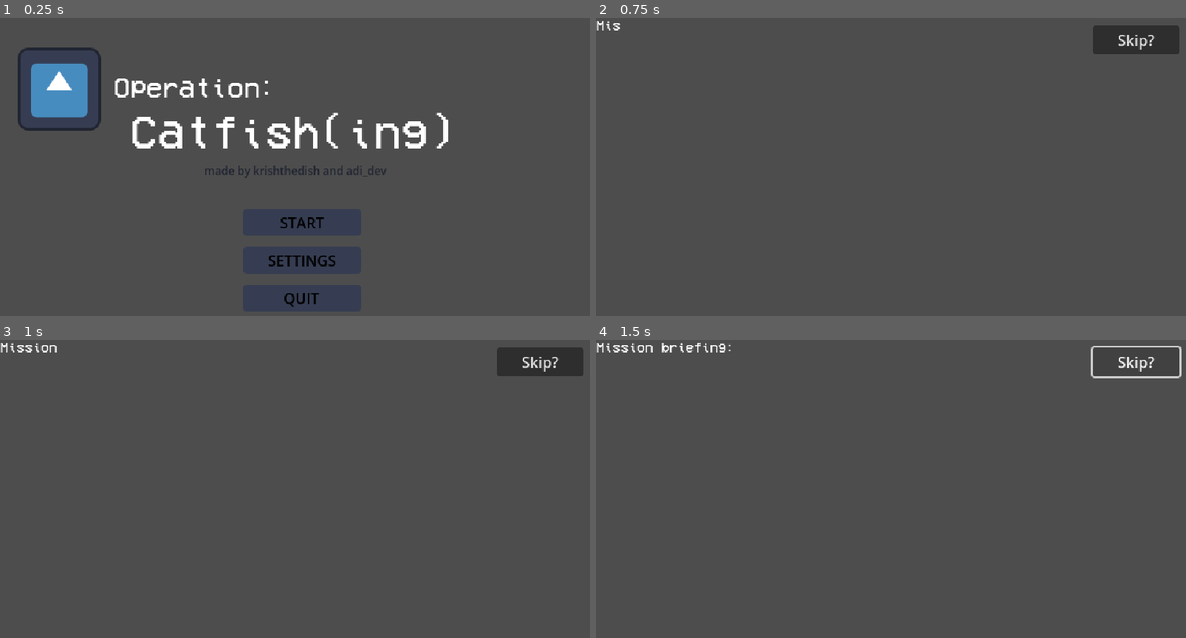
Above: before the commit, frames 1-4 (two rows, left to right).
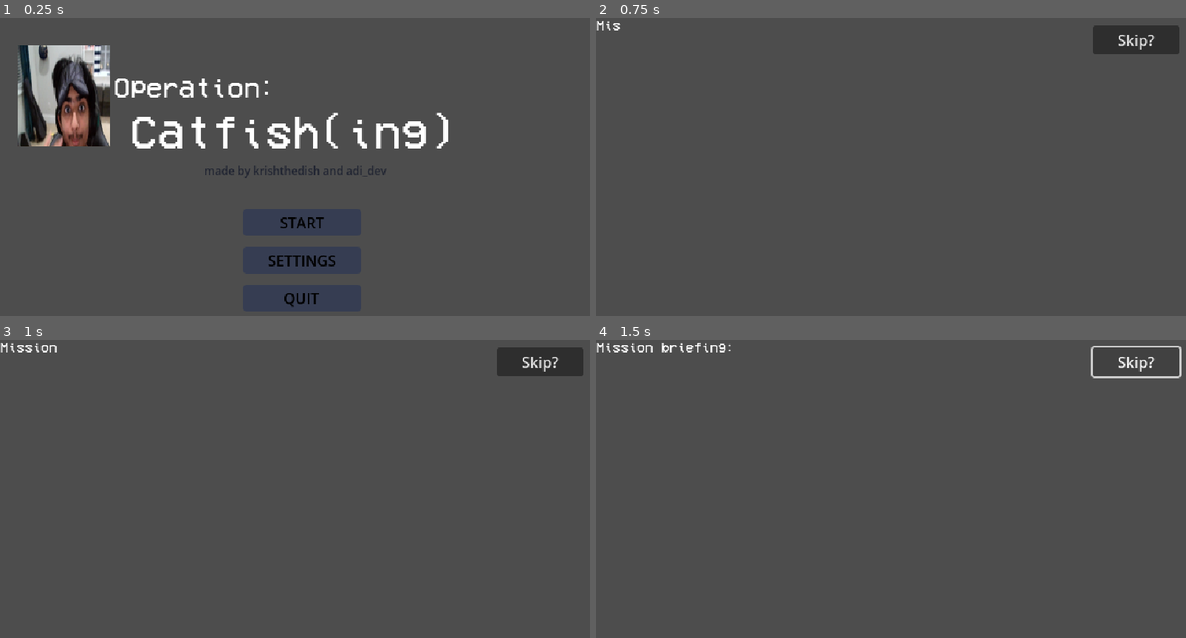
Above: after the commit, the same moments.

Repository: krishthedish17/Fishing_game_jam
Game: Godot game, scene res://Menus/MainMenu/main_menu.tscn
Same seed, same stepped clock (60 frames per second), same inputs: the game is played once before the commit and once after it. The engine's default icon, where the game draws it, is replaced by a stand-in: a white triangle on a blue panel in a dark square.
Inputs:
- Up to frame 1 (0.25 s): no input
- Up to frame 2 (0.75 s): click "START" at 0.5 s
- Up to frame 3 (1 s): no input
- Up to frame 4 (1.5 s): click "Skip?" at 1.25 s

The runs differ from the first frame. In frame 1, 5.0% of the frame differs, in the area x 3-19%, y 9-44%; in frame 2, nothing differs; in frame 3, nothing differs; in frame 4, nothing differs.

Commit message:
test commit

Diff:
--- a/Menus/MainMenu/main_menu.tscn
+++ b/Menus/MainMenu/main_menu.tscn
@@ -7,6 +7,7 @@
 [ext_resource type="StyleBox" uid="uid://doq33mqbb3i7r" path="res://Resources/Styles/Standard Button/standard_button_hover_style.tres" id="4_mxkqu"]
 [ext_resource type="LabelSettings" uid="uid://nn2eowlcwvi7" path="res://Fonts/pixelft12.tres" id="4_ueu5n"]
 [ext_resource type="StyleBox" uid="uid://dd6kvr76jafiq" path="res://Resources/Styles/Standard Button/standard_button_pressed_style.tres" id="5_virqm"]
+[ext_resource type="Texture2D" uid="uid://c3yy55xr2g10b" path="res://Screenshot 2024-02-27 164149.png" id="8_cpqy5"]
 
 [sub_resource type="LabelSettings" id="LabelSettings_pghv5"]
 font = ExtResource("2_mmago")
@@ -110,6 +111,11 @@
 theme_override_styles/pressed = ExtResource("5_virqm")
 text = "QUIT"
 
+[node name="Sprite2D" type="Sprite2D" parent="."]
+position = Vector2(69.0625, 84.0625)
+scale = Vector2(0.0832291, 0.163992)
+texture = ExtResource("8_cpqy5")
+
 [connection signal="pressed" from="Buttons/StartButton" to="." method="_on_start_button_pressed"]
 [connection signal="pressed" from="Buttons/SettingsButton" to="." method="_on_settings_button_pressed"]
 [connection signal="pressed" from="Buttons/QuitButton" to="." method="_on_quit_button_pressed"]
Not shown: 1 places in Menus/MainMenu/main_menu.tscn that only renumber resources
